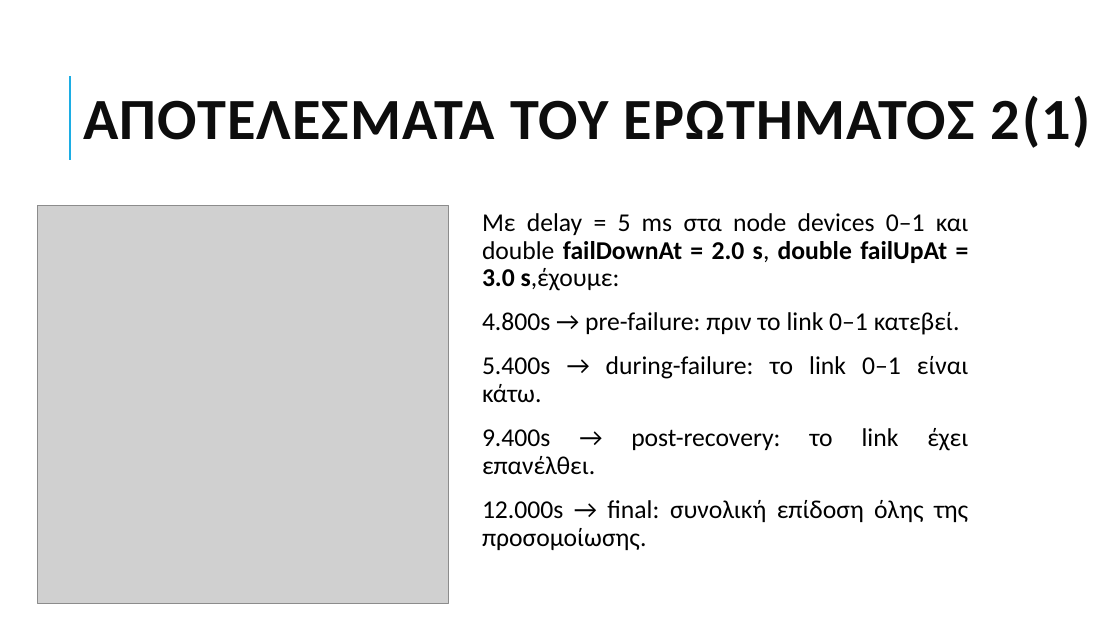
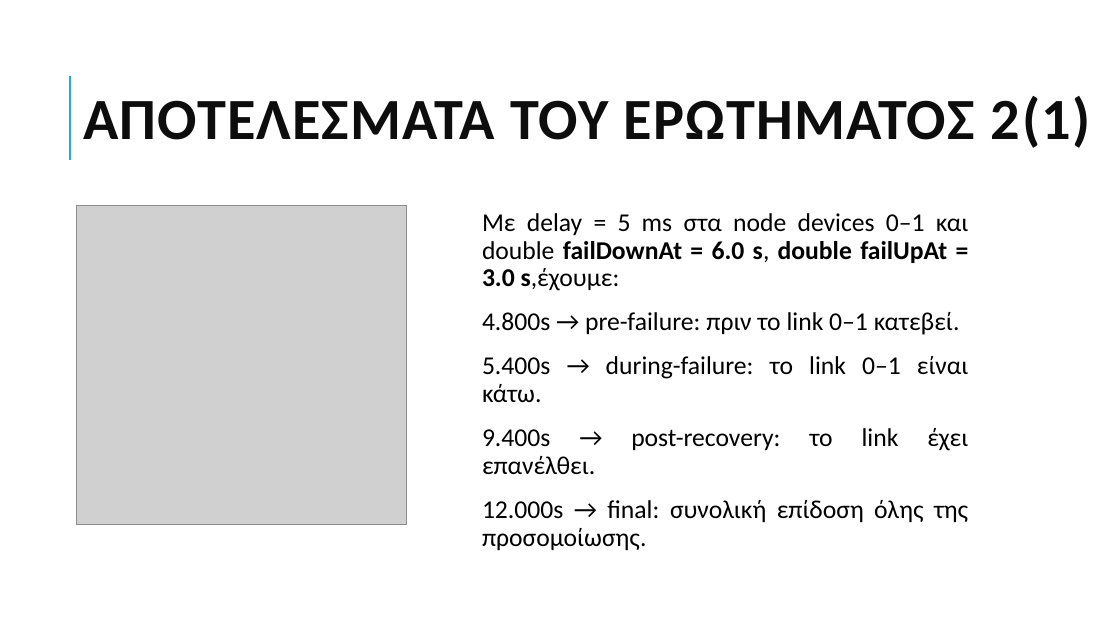
Before and after one commit to grgmyl/Ns3Project, a slide deck: slide 10 of Presentations/Ns-3_presentation_F.pptx. Drawn at 1120x630 pixels with LibreOffice and Linux fonts; fonts in the diff are those of the drawing; grey boxes stand for pictures. Boxes give left, top, right and bottom in pixels: in the first picture for what was removed or moved away, otherwise in the second. Text is boxed around its words. In the diff, an @@ line names an element or a change of style, - is before the commit and + after.

Commit message:
ΑΛΛΑΓΕΣ.done
διορθωσα καποια συντακτικα λαθη και εβαλα καποια σκριν τα υπολοιπα μετα την προπ.επισης ισως αλλαξουμε λιγο τους τιτλους στις διαφανειες? δεν ξερω αν μου αρεσουν   τα πχ "ΔΕΔΟΜΕΝΑ ΤΟΥ ΕΡΩΤΗΜΑΤΟΣ" "ΑΠΟΤΕΛΕΣΜΑΤΑ ΤΟΥ ΕΡΩΤΗΜΑΤΟΣ" αλλα απο την αλλη δεν ξερω και πως αλλιως να το κανουμε ,τεσπα we will talk

```diff
--- a/Presentations/Ns-3_presentation_F.pptx
+++ b/Presentations/Ns-3_presentation_F.pptx
@@ picture: place and size @@
-picture at box(38, 205, 450, 603)
+picture at box(76, 205, 407, 525)
@@ text at box(482, 213, 968, 291): text changed @@
-  Με delay = 5 ms στα node devices 0–1 και double failDownAt = 2.0 s, double failUpAt = 3.0 s,έχουμε:
+  Με delay = 5 ms στα node devices 0–1 και double failDownAt = 6.0 s, double failUpAt = 3.0 s,έχουμε:
```
Also in this commit, not shown: 2 other slides changed, 1 slide added.
